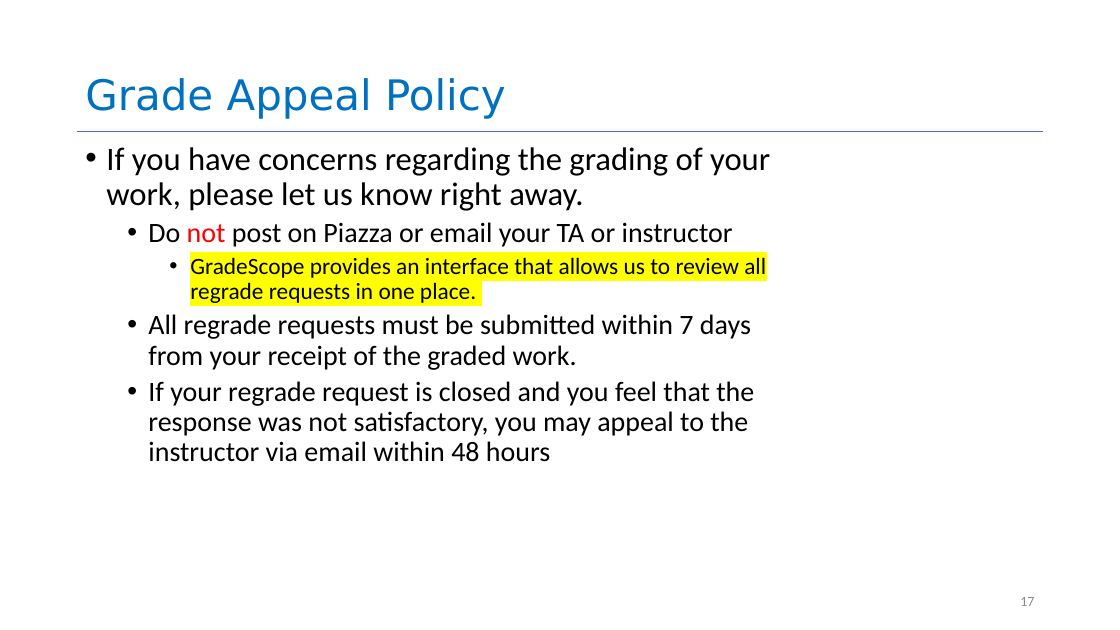
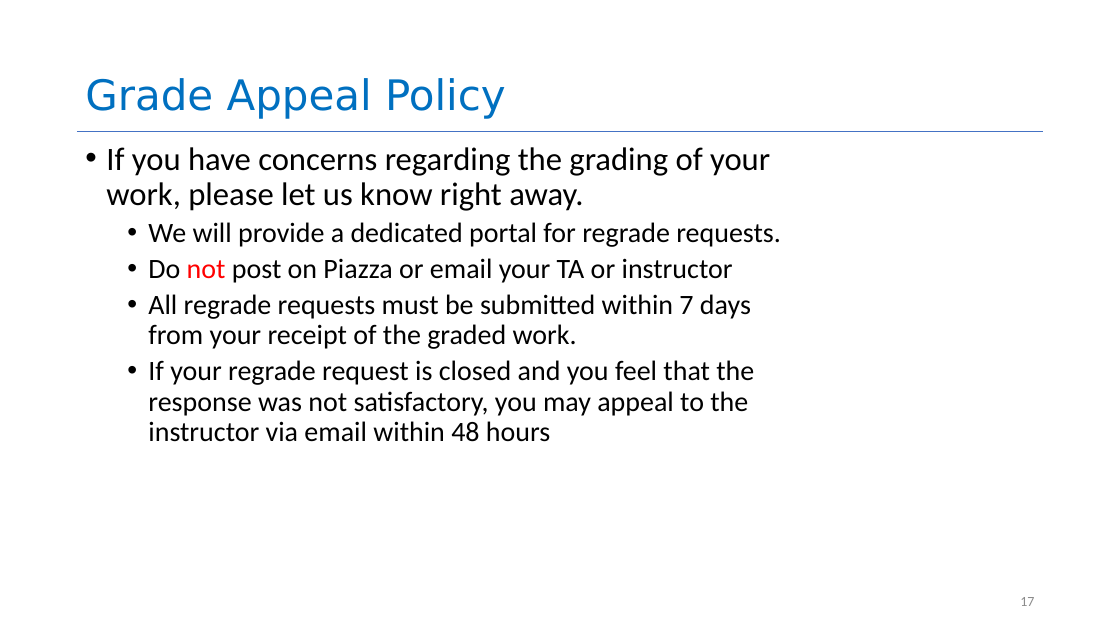
Before and after one commit to neu-se/CS4530-Fall-2022, a slide deck: slide 17 of Slides/Lesson 1.1 Course Introduction.pptx. Drawn at 1120x630 pixels with LibreOffice and Linux fonts; fonts in the diff are those of the drawing. Boxes give left, top, right and bottom in pixels: in the first picture for what was removed or moved away, otherwise in the second. Text is boxed around its words. In the diff, an @@ line names an element or a change of style, - is before the commit and + after.

```diff
--- a/Slides/Lesson 1.1 Course Introduction.pptx
+++ b/Slides/Lesson 1.1 Course Introduction.pptx
@@ text at box(148, 222, 781, 247): paragraph added @@
+  • We will provide a dedicated portal for regrade requests.
@@ text at box(190, 257, 766, 303): paragraph removed @@
-    • GradeScope provides an interface that allows us to review all regrade requests in one place.
```
Also in this commit, not shown: 5 other slides changed, 1 other file.
